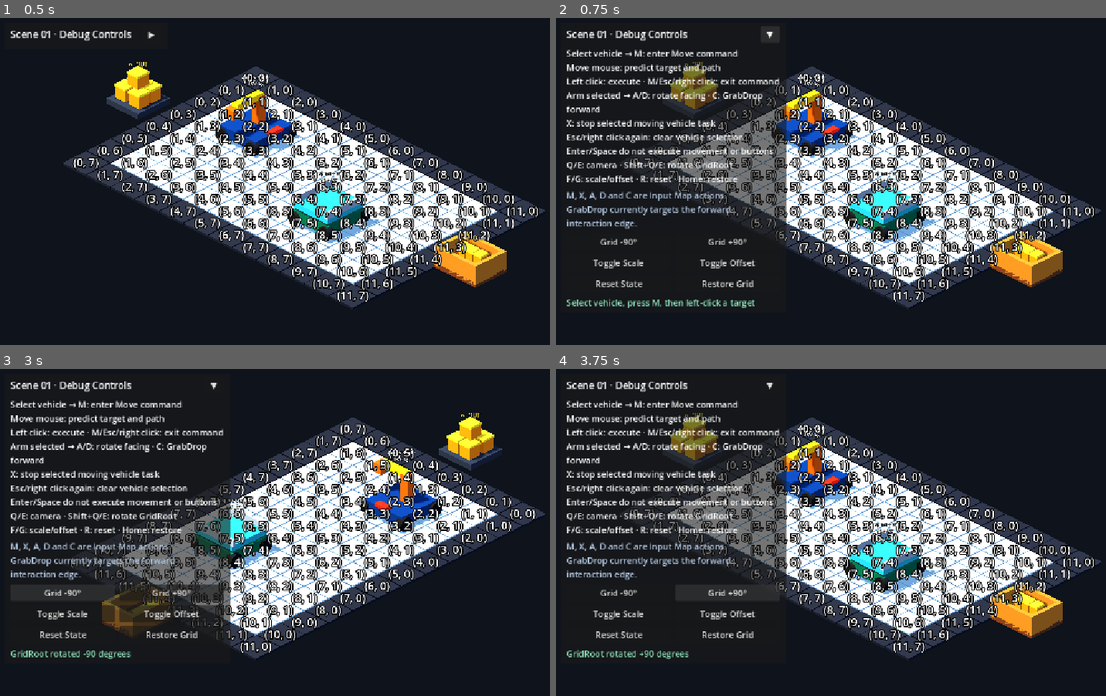
Above: before the commit, frames 1-4 (two rows, left to right).
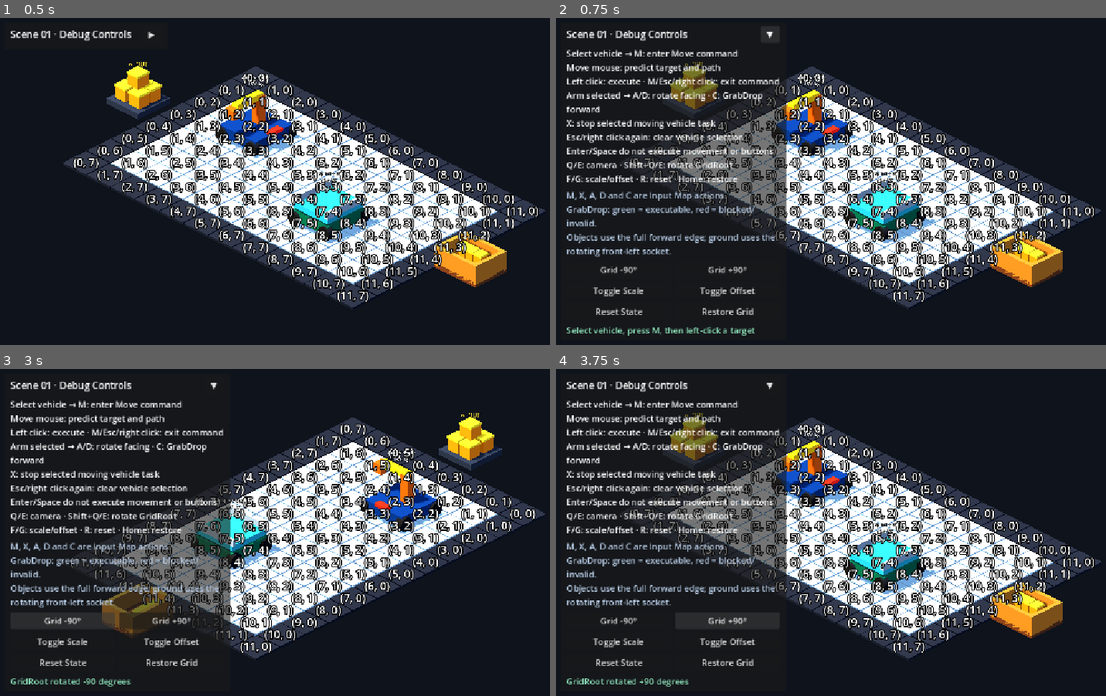
Above: after the commit, the same moments.

Repository: Ri0n72Y/automata
Game: Godot game, scene res://scenes/scene_01/scene_01_basic_packing.tscn
Two runs of this game, one before a commit and one after it. Both use one fixed random seed, a clock stepped at 60 frames per second and the inputs below.
Inputs:
- Up to frame 1 (0.5 s): no input
- Up to frame 2 (0.75 s): click "▶" at 0.5 s
- Up to frame 3 (3 s): click "▼" at 1.25 s; click "▶" at 2 s; click "Grid -90°" at 2.75 s
- Up to frame 4 (3.75 s): click "Grid +90°" at 3.5 s

Frame 1 is identical in both runs. In frame 2, 3.4% of the frame differs, in the area x 1-41%, y 57-98%; in frame 3, 3.7%; in frame 4, 3.0%.

Commit message:
[codex]docs(scene-01): 补充 GrabDrop 预览与地面交互说明

Diff:
--- a/scenes/scene_01/components/scene_01_manual_ui.tscn
+++ b/scenes/scene_01/components/scene_01_manual_ui.tscn
@@ -60,7 +60,7 @@
 [node name="ScopeNote" type="Label" parent="RootControl/Panel/Margin/VBox"]
 visible = false
 layout_mode = 2
-text = "M, X, A, D and C are Input Map actions.\nGrabDrop currently targets the forward interaction edge."
+text = "M, X, A, D and C are Input Map actions.\nGrabDrop: green = executable, red = blocked/invalid.\nObjects use the full forward edge; ground uses the rotating front-left socket."
 autowrap_mode = 2
 modulate = Color(0.72, 0.8, 0.9, 1)
 
